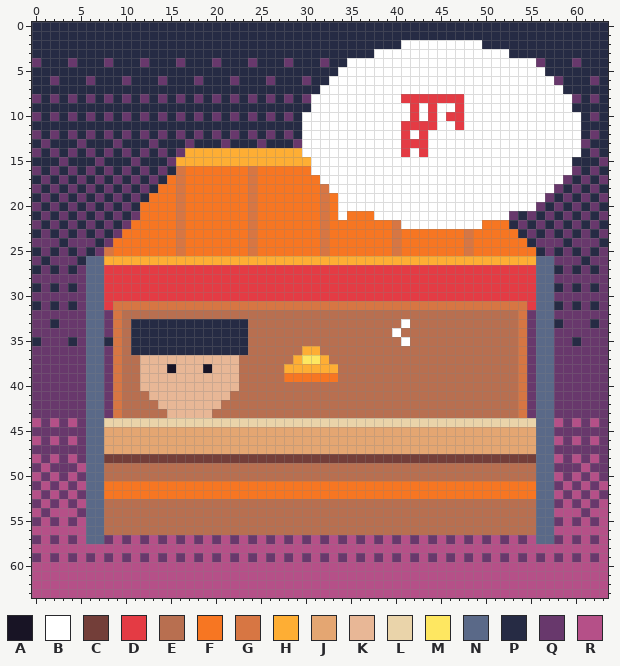
Two versions of one pixel-art file, art/appicon.aseprite. The picture above is the old version.
64x64 pixels, 1 frame.
Palette (. is transparent): A #181425  B #ffffff  C #733e39  D #e43b44  E #b86f50  F #f77622  G #d77643  H #feae34  J #e4a672  K #e8b796  L #ead4aa  M #fee761  N #5a6988  P #262b44  Q #68386c  R #b55088
Pixels before (only the part around the change), first column x 33:
 2 PPPPPPPPBBBBBBBBBPPPPPPPPPP
 3 PPPPPBBBBBBBBBBBBBBBPPPPPPP
 4 PPBBBBBBBBBBBBBBBBBBBBBQPPP
 5 PBBBBBBBBBBBBBBBBBBBBBBBPPP
 6 BBBBBBBBBBBBBBBBBBBBBBBBBQP
 7 BBBBBBBBBBBBBBBBBBBBBBBBBBP
 8 BBBBBBBBDDDDDDDBBBBBBBBBBBB
 9 BBBBBBBBBDBDBBDBBBBBBBBBBBB
10 BBBBBBBBBDBDBDDBBBBBBBBBBBB
11 BBBBBBBBDDDDBBDBBBBBBBBBBBB
12 BBBBBBBBDBDBBBBBBBBBBBBBBBB
13 BBBBBBBBDDDBBBBBBBBBBBBBBBB
14 BBBBBBBBDBDBBBBBBBBBBBBBBBB
15 BBBBBBBBBBBBBBBBBBBBBBBBBBB
16 BBBBBBBBBBBBBBBBBBBBBBBBBBB
17 BBBBBBBBBBBBBBBBBBBBBBBBBBQ
18 BBBBBBBBBBBBBBBBBBBBBBBBBQP
19 FBBBBBBBBBBBBBBBBBBBBBBBQPQ
20 FBBBBBBBBBBBBBBBBBBBBBBQPQP
21 FBFFFBBBBBBBBBBBBBBBQPQPQPQ
22 FFFFFFFGBBBBBBBBBFFFPQPQPQP
The result:
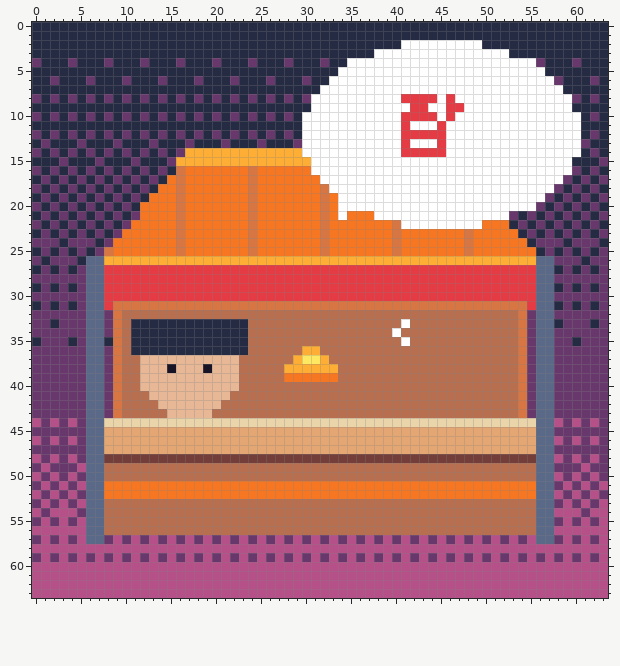
Change:
The author changed colour D to colour B in row 8 at x 45 and 47; in row 9 at x 44; in row 10 at x 47; in row 11 at x 42 to 44 and 47; in row 13 at x 42 to 43.
The author changed colour B to colour D in row 9 at x 43 and 46; in row 10 at x 41 and 43; in row 11 at x 45; in row 12 at x 42 and 44 to 45; in row 13 at x 45; in row 14 at x 42 and 44 to 45.
